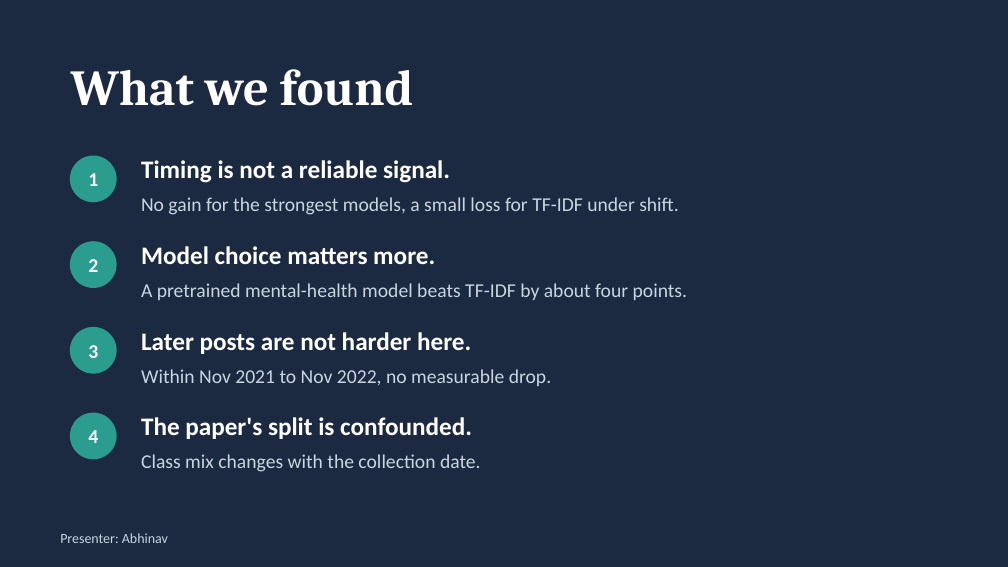
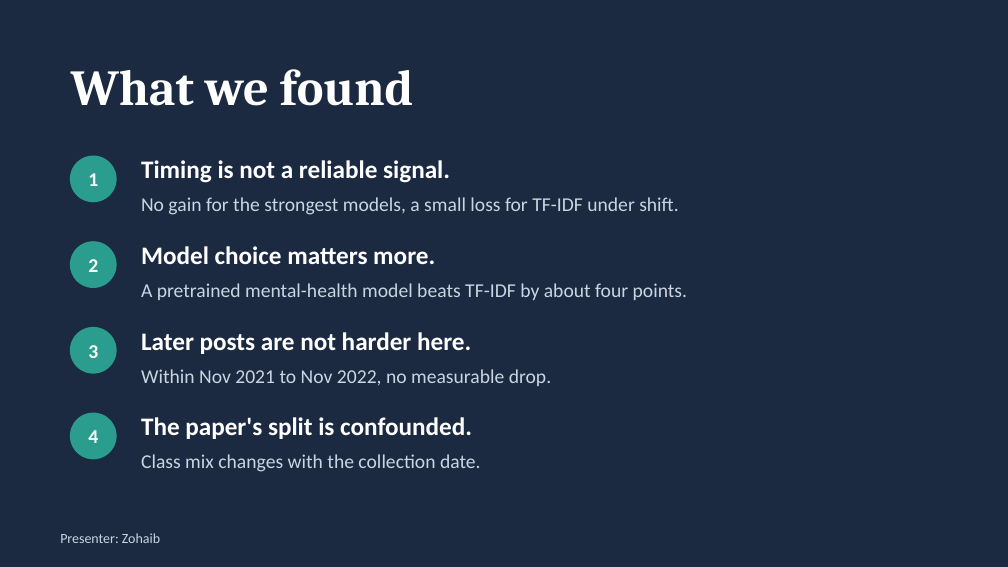
Before and after one commit to Abhinavxox/reddit-mental-health-timing, a slide deck: slide 16 of slides/Phase1_Timing_Matters.pptx. Drawn at 1008x567 pixels with LibreOffice and Linux fonts; fonts in the diff are those of the drawing. Boxes give left, top, right and bottom in pixels: in the first picture for what was removed or moved away, otherwise in the second. Text is boxed around its words. In the diff, an @@ line names an element or a change of style, - is before the commit and + after.

```diff
--- a/slides/Phase1_Timing_Matters.pptx
+++ b/slides/Phase1_Timing_Matters.pptx
@@ text at bbox=[60, 533, 160, 543]: text changed @@
-Presenter: Abhinav
+Presenter: Zohaib
```
Also in this commit, not shown: 3 other slides changed, 5 other files.
